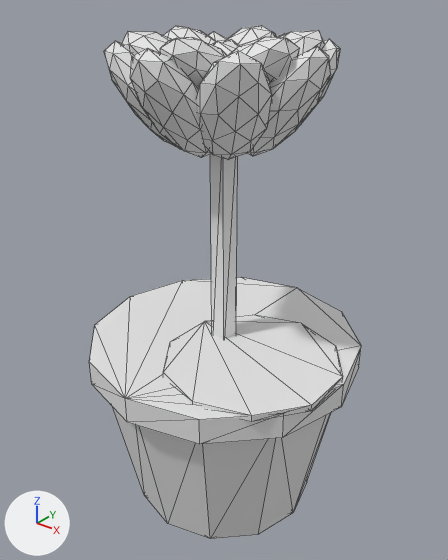
The glTF model models/world/decor-lotus.glb, before and after one commit.
One viewpoint serves both versions: a 50 mm lens placed at (0.797, -0.996, 1.193), pointed at (-0.006, 0.007, 0.571). Arrows for +X, +Y and +Z are at lower left; the lights stay in place. The first picture is the older version. Mesh edges are drawn as thin lines. Vertices at exactly the same position are counted once.

Objects in the first picture: 'decor-lotus'.
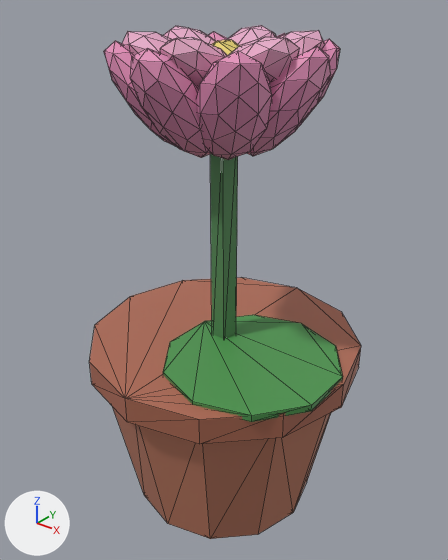
Boxes [x1, y1, x2, y2] around the edits, measured in the pictures (448 x 560 px; the box of a moved part takes in the faces that stretch with it):
```json
{"object": "decor-lotus", "change": "recoloured, reshaped", "before": [89, 25, 361, 539], "after": [89, 25, 361, 539], "on screen": "darker"}
{"part": 1, "of": "me_mesh_0", "change": "moved or reshaped", "before": [211, 39, 240, 55], "after": [211, 39, 240, 55], "on screen": "mostly hidden"}
```

The change, as JSON lines over the scene's bpy script:
```json
{"op": "add", "block": "mat_vc", "code": "n2 = _N.new('ShaderNodeMix'); n2.name = 'Mix'"}
{"op": "add", "block": "mat_vc", "code": "n2.data_type = 'RGBA'"}
{"op": "add", "block": "mat_vc", "code": "n2.blend_type = 'MULTIPLY'"}
{"op": "add", "block": "mat_vc", "code": "n2.inputs[0].default_value = 1.0  # 'Factor'"}
{"op": "add", "block": "mat_vc", "code": "n2.inputs[7].default_value = (0.8, 0.8, 0.8, 1.0)  # 'B', white #e7e7e7"}
{"op": "add", "block": "mat_vc", "code": "n3 = _N.new('ShaderNodeVertexColor'); n3.name = 'Color Attribute'"}
{"block": "mat_vc", "where": "n0 = _N.new('ShaderNodeBsdfPrincipled'); n0.name = 'Principled BSDF'"}
{"op": "add", "block": "mat_vc", "code": "_L.new(n2.outputs[2], n0.inputs[0])  # 'Result' to 'Base Color'"}
{"op": "add", "block": "mat_vc", "code": "_L.new(n3.outputs[0], n2.inputs[6])  # 'Color' to 'A'"}
{"block": "me_mesh_0", "where": "me_mesh_0.from_pydata(...)  # 720 vertices, 1360 faces; spans x -0.32..0.32, y -0.32..0.32, z 0.0..1.103"}
{"block": "me_mesh_0", "where": "# used by ob_decor_lotus; location = (0.0, 0.0, 0.0)"}
{"block": "me_mesh_0", "change": "me_mesh_0 part 1: 26 of 720 vertices moved; they spanned x -0.065..0.065, y -0.07..0.07, z 0.96..1.087 and now span x -0.065..0.065, y -0.07..0.07, z 0.96..1.087; mean shift (0.0, 0.0, 0.0); largest move (0.0, 0.07, 1.02) -> (0.0, -0.07, 1.02)"}
```
